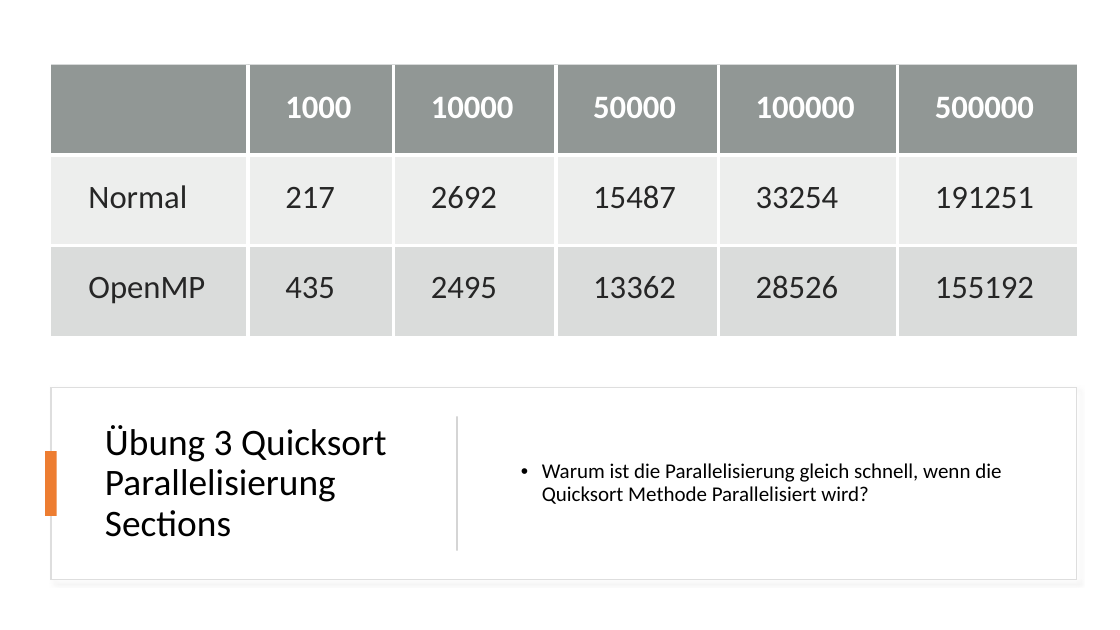
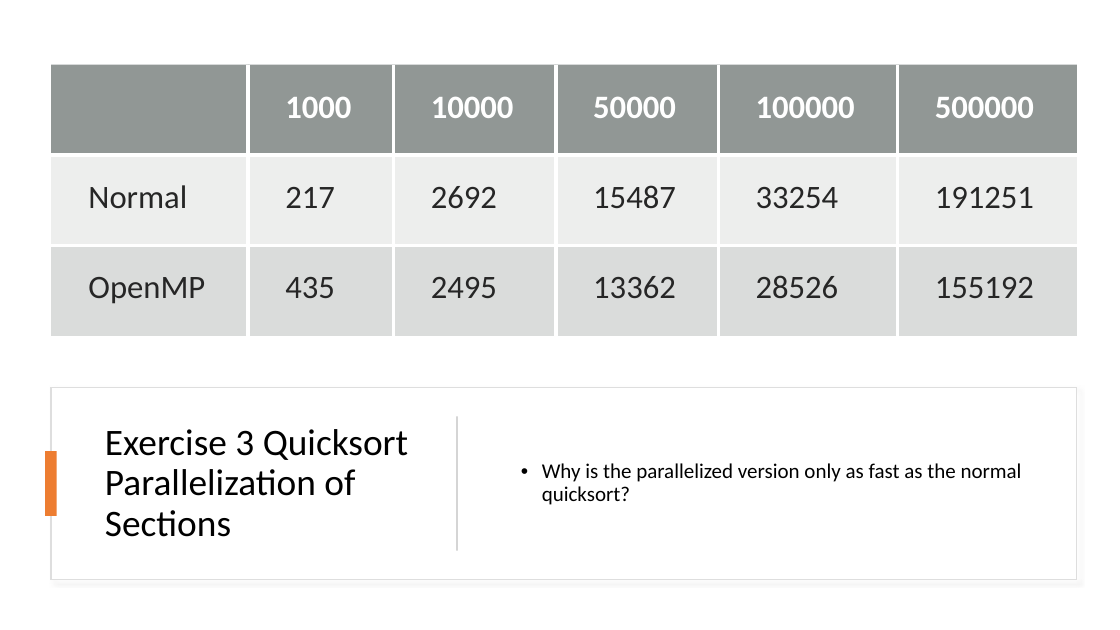
Before and after one commit to dyeske61283/ASE_OpenMP, a slide deck: slide 15 of OpenMP_Folien.pptx. Drawn at 1120x630 pixels with LibreOffice and Linux fonts; fonts in the diff are those of the drawing. Boxes give left, top, right and bottom in pixels: in the first picture for what was removed or moved away, otherwise in the second. Text is boxed around its words. In the diff, an @@ line names an element or a change of style, - is before the commit and + after.

```diff
--- a/OpenMP_Folien.pptx
+++ b/OpenMP_Folien.pptx
@@ title at [105,429,408,537]: text changed @@
-Übung 3 Quicksort Parallelisierung Sections
+Exercise 3 Quicksort Parallelization of Sections
@@ text at [542,463,1022,505]: text changed @@
-• Warum ist die Parallelisierung gleich schnell, wenn die Quicksort Methode Parallelisiert wird?
+• Why is the parallelized version only as fast as the normal quicksort?
```
Also in this commit, not shown: 14 other slides changed, 2 slides added, 1 slide removed, 1 other file.
